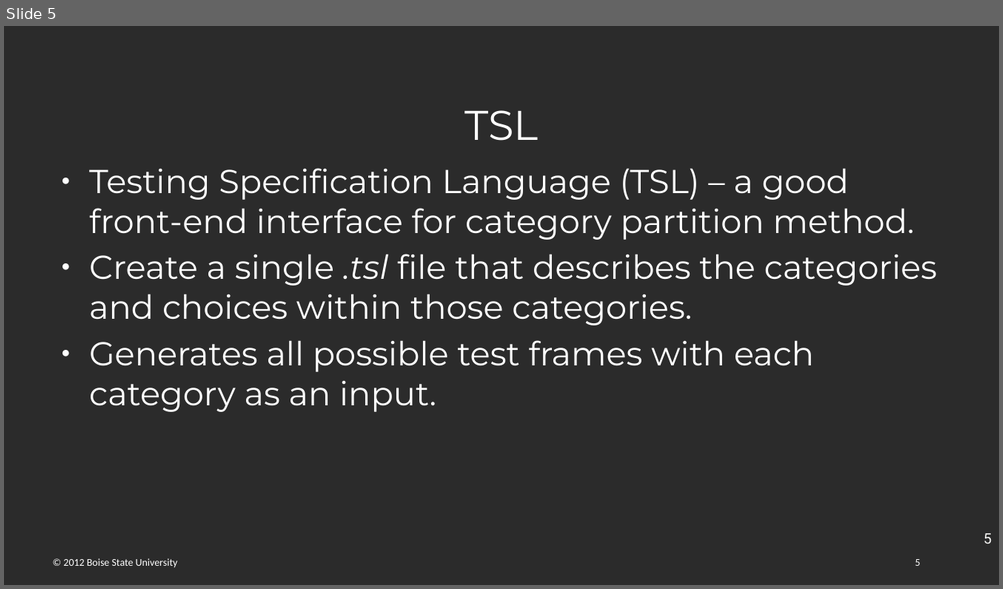
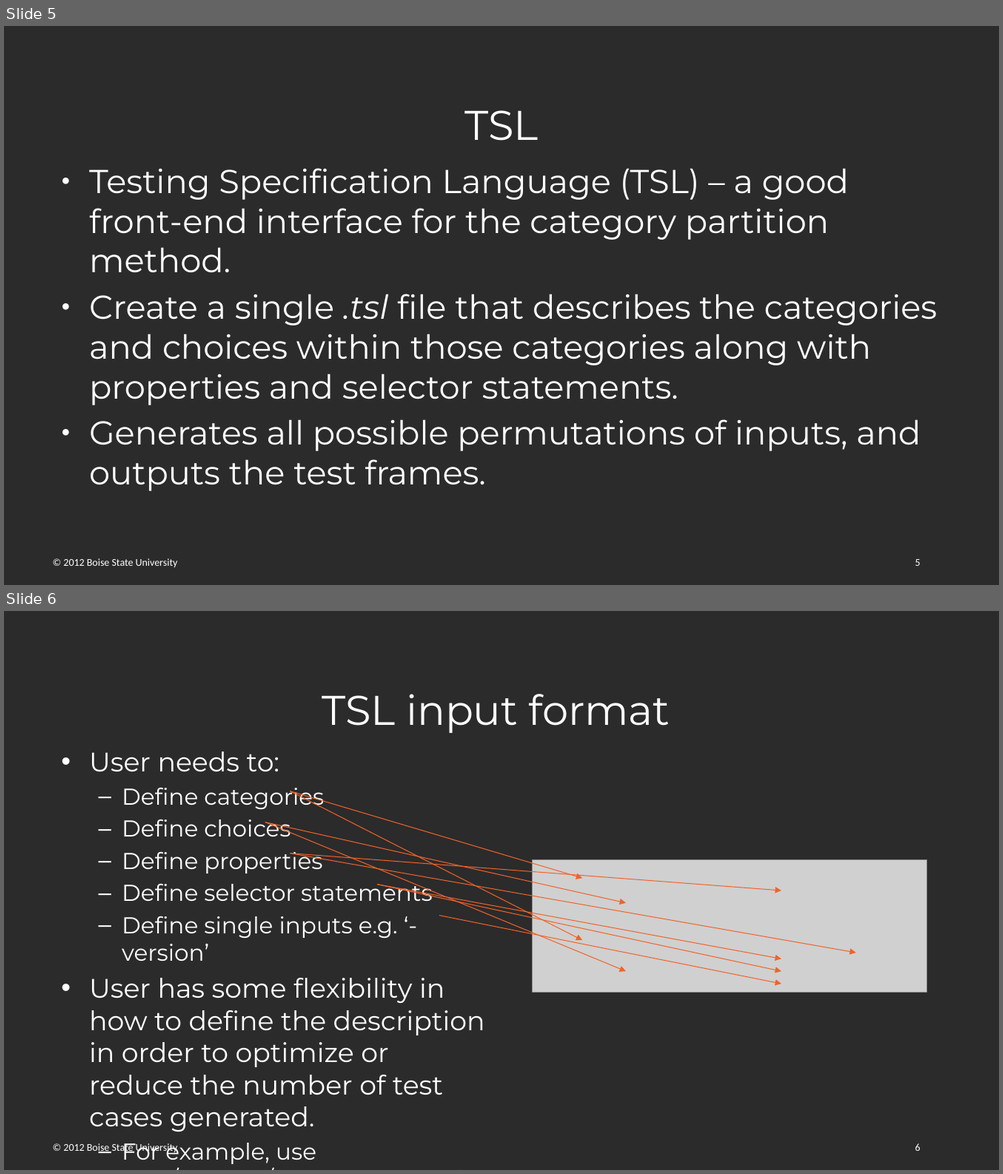
Before and after one commit to Panik-Kontrol/MastersProject, a slide deck: BoiseState_project_proposal.pptx. Shown one above the other, each under a label of ours: slide 5 before the commit, slides 5 and 6 after it. The pictures are 1003x589 and 1003x1174 pixels, drawn with LibreOffice and Linux fonts; fonts in the diff are those of the drawing; grey boxes stand for pictures; background and template pictures are left out; a plain dark background stands for a picture behind light text. Boxes give left, top, right and bottom in pixels: in the first picture for what was removed or moved away, otherwise in the second. Text is boxed around its words. In the diff, an @@ line names an element or a change of style, - is before the commit and + after.

```diff
--- a/BoiseState_project_proposal.pptx
+++ b/BoiseState_project_proposal.pptx
@@ slide 6 added at [4,611,999,1170], background picture (left out); not listed: 2 template elements that a slide beside it also shows @@
@@ title added at [322,694,670,733], 40 pt, text #FFFFFF @@
+TSL input format
@@ text added at [89,752,485,1165], 22.2 pt, text #FFFFFF @@
+• User needs to:
+  – Define categories
+  – Define choices
+  – Define properties
+  – Define selector statements
+  – Define single inputs e.g. ‘-version’
+• User has some flexibility in how to define the description in order to optimize or reduce the number of test cases generated.
+  – For example, use zero/positive/negative instead of exact numbers for input, etc.
@@ arrow added from (290, 792) to (582, 878), #F1632A 0.75 pt @@
@@ arrow added from (290, 792) to (582, 941), #F1632A 0.75 pt @@
@@ arrow added from (265, 822) to (626, 903), #F1632A 0.75 pt @@
@@ arrow added from (265, 822) to (626, 971), #F1632A 0.75 pt @@
@@ arrow added from (290, 854) to (782, 891), #F1632A 0.75 pt @@
@@ arrow added from (290, 854) to (856, 953), #F1632A 0.75 pt @@
@@ picture added at [532,860,926,992] @@
@@ arrow added from (377, 885) to (782, 960), #F1632A 0.75 pt @@
@@ arrow added from (377, 885) to (782, 971), #F1632A 0.75 pt @@
@@ arrow added from (439, 915) to (782, 984), #F1632A 0.75 pt @@
@@ slide 5 changed as well @@
@@ text at [89,168,937,491]: text changed @@
-● Testing Specification Language (TSL) – a good front-end interface for category partition method.
-● Create a single .tsl file that describes the categories and choices within those categories.
-● Generates all possible test frames with each category as an input.
+● Testing Specification Language (TSL) – a good front-end interface for the category partition method.
+● Create a single .tsl file that describes the categories and choices within those categories along with properties and selector statements.
+● Generates all possible permutations of inputs, and outputs the test frames.
@@ page number removed at [983,534,991,544] @@
-5
```
Also in this commit, not shown: 12 other slides changed, 2 other slides added.
